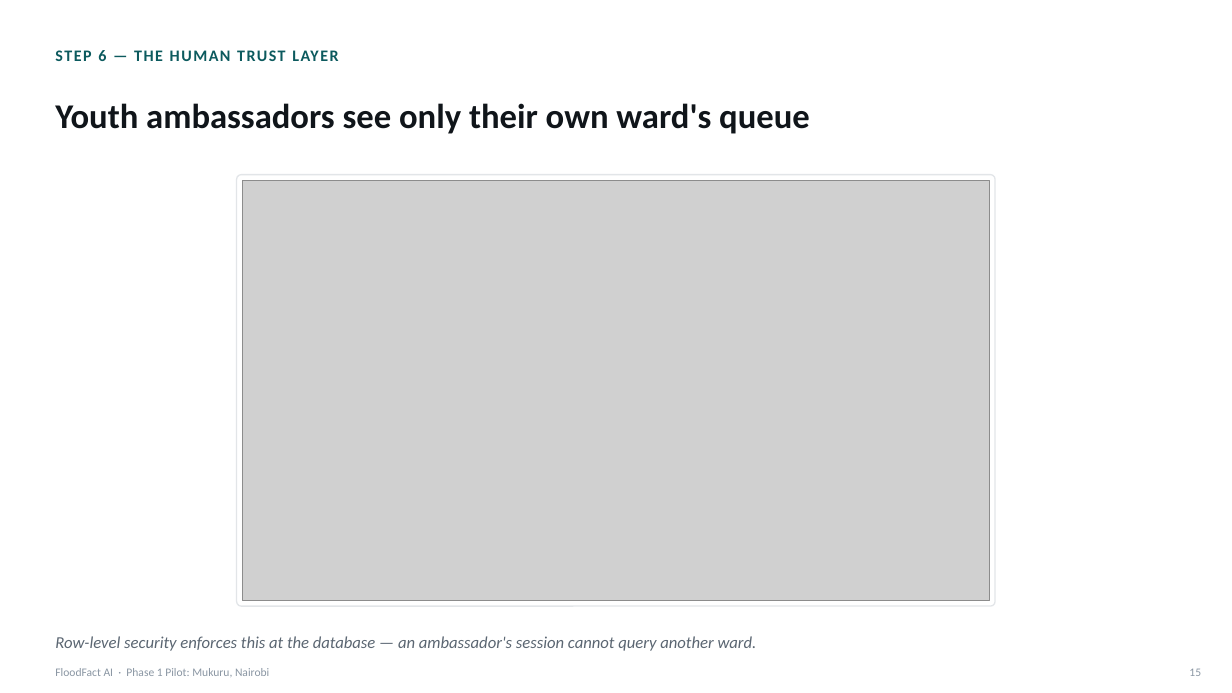
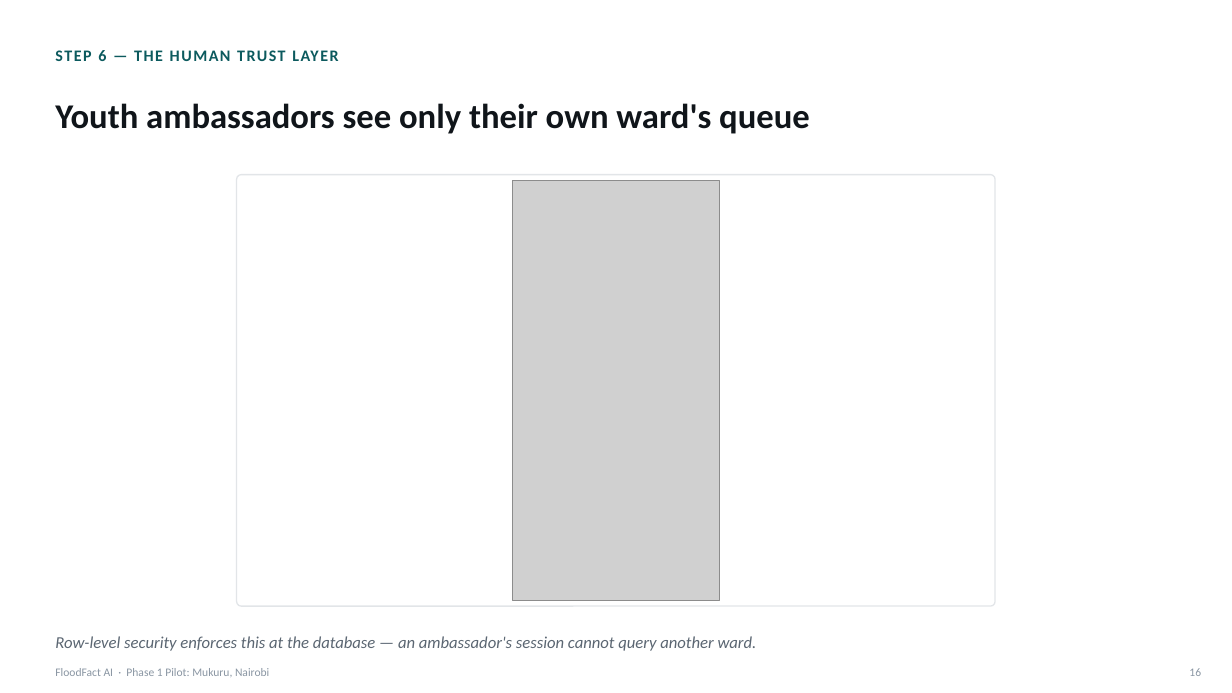
Before and after one commit to VinceOdundo/FloodfactAI, a slide deck: slide 17 of docs/submission/FloodFact-AI-Demonstration.pptx (slide 16 before the commit). Drawn at 1232x693 pixels with LibreOffice and Linux fonts; fonts in the diff are those of the drawing; grey boxes stand for pictures. Boxes give left, top, right and bottom in pixels: in the first picture for what was removed or moved away, otherwise in the second. Text is boxed around its words. In the diff, an @@ line names an element or a change of style, - is before the commit and + after.

```diff
--- a/docs/submission/FloodFact-AI-Demonstration.pptx
+++ b/docs/submission/FloodFact-AI-Demonstration.pptx
@@ picture removed at [242, 180, 990, 601] @@
@@ picture added at [513, 180, 720, 601] @@
@@ text at [1189, 668, 1201, 676]: text changed @@
-15
+16
```
Also in this commit, not shown: 16 other slides changed, 2 slides added, 12 other files.
